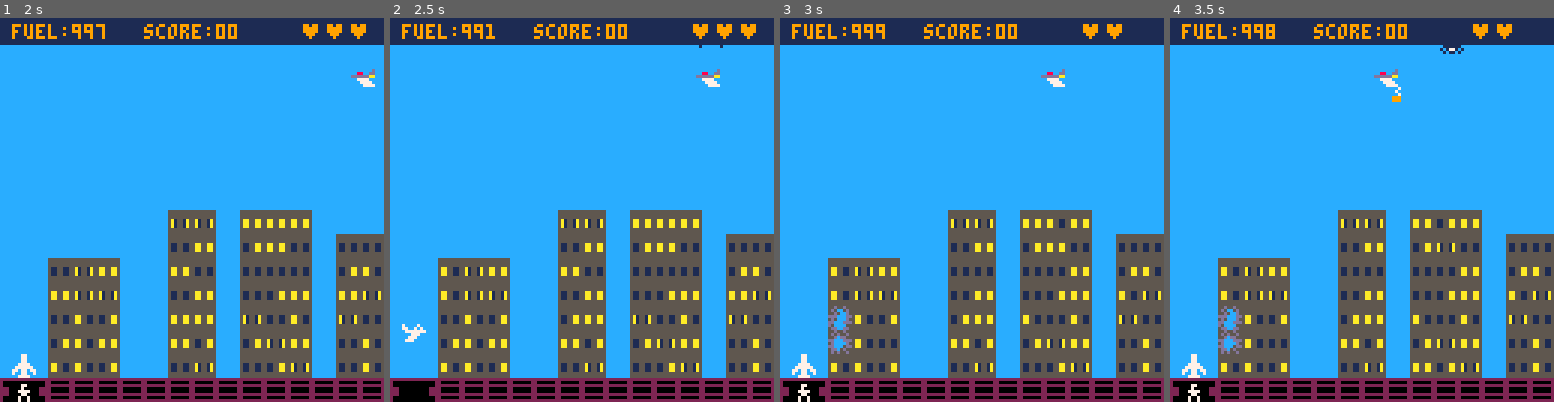
Above: before the commit, frames 1-4 (left to right).
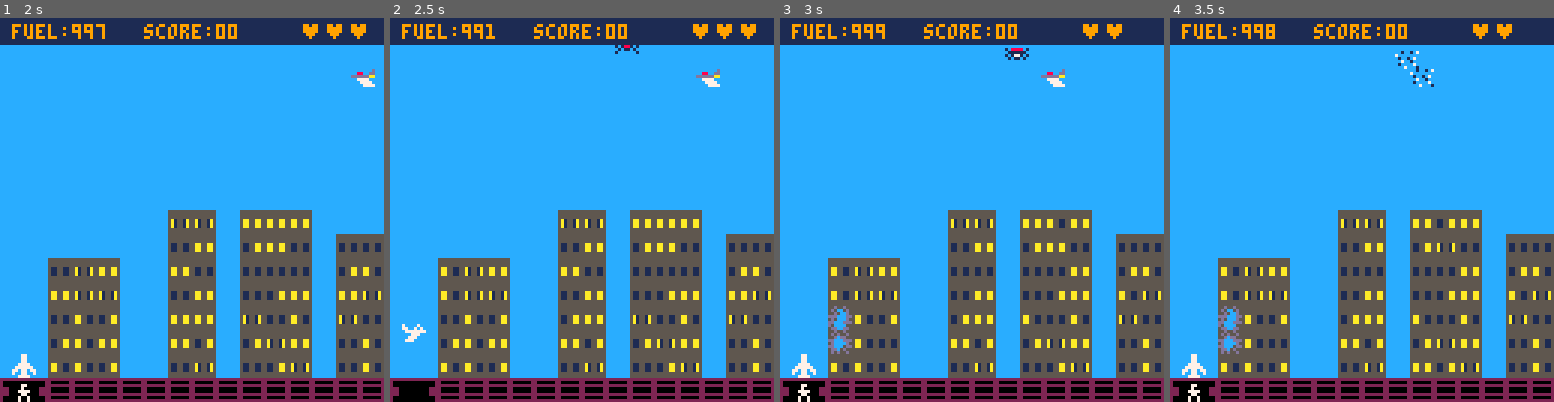
Above: after the commit, the same moments.

Repository: natebeaty/savepicoville
Game: PICO-8 cartridge savechicago.p8
Two runs of this game, one before a commit and one after it. Both use one fixed random seed, a clock stepped at 60 frames per second and the inputs below.
Inputs:
- Up to frame 1 (2 s): tap X (X key) at 0.33, 1.07, 1.85 s; tap O (Z key) at 0.7, 1.7 s; hold Right from 1.6 s (still down)
- Up to frame 2 (2.5 s): release Right at 2.1 s; tap O (Z key) at 2.1 s; hold Up 2.15-2.42 s; hold Right from 2.47 s (still down)
- Up to frame 3 (3 s): keep holding Right; tap O (Z key) at 2.5, 2.9 s; tap X (X key) at 2.97 s
- Up to frame 4 (3.5 s): release Right at 3.03 s; hold Left from 3.08 s (still down); tap O (Z key) at 3.3 s

Frame 1 is identical in both runs. In frame 2, less than 0.1% of the frame differs, in the area x 58-87%, y 7-10%; in frame 3, 0.1%; in frame 4, 0.5%, in the area x 53-77%, y 7-22%.

Commit message:
tweak enemy movement

Diff:
--- a/enemies.lua
+++ b/enemies.lua
@@ -2,7 +2,7 @@
 
 -- spawn enemies in update function
 function check_enemy_spawn(max)
-  if (#enemies<max and rnd(100) > 95) add(enemies, new_enemy(rnd(128), -10))
+  if (#enemies<max and rnd()>0.95) add(enemies,new_enemy(rnd(128),0))
 end
 
 -- new explosion
@@ -11,17 +11,17 @@
   obj.update=function(this)
     this.t-=1
     if t%3==0 then this.sprite=32 else this.sprite=33 end
-    if (this.t==0) del(explosions, this)
+    if (this.t==0) del(explosions,this)
   end
   obj.draw=function(this)
     spr(this.sprite,this.x,this.y)
   end
-  add(explosions, obj)
+  add(explosions,obj)
 end
 
 -- construct new enemy
 function new_enemy(x,y)
-  local obj={x=x, y=y, dx=0, dy=0.5, sprite=16, t=0, drg=0.9}
+  local obj={x=x,y=y,dx=0,dy=0.5,sprite=16,t=0,drg=0.9}
   obj.box={x1=0,y1=2,x2=8,y2=8}
 
   obj.update=function(this)
@@ -32,7 +32,7 @@
     end
 
     -- hitting supply?
-    foreach(supply, function(obj)
+    foreach(supply,function(obj)
       if coll(this,obj) then
         obj.die(obj)
         this.die(this)
@@ -42,8 +42,8 @@
     if t%4==0 then this.sprite=16 else this.sprite=17 end
 
     --herky jerk
-    if (rnd() > 0.97) this.dx = (rnd(4) - 2.5)/3.5
-    if (rnd() > 0.98) this.dy = (rnd(2) - 1)/3.5
+    if (rnd()>0.985) this.dx = (rnd(4)-2.5)/3.5
+    if (rnd()>0.985) this.dy = (rnd(2)-1)/3.5
 
     --move it
     this.x += this.dx
@@ -59,11 +59,11 @@
     end
 
     -- offscreen?
-    if (this.x < -10 or this.x > 138) del(enemies, this)
+    if (this.x < -10 or this.x > 138) del(enemies,this)
   end
 
   obj.draw = function(this)
-    spr(this.sprite, this.x, this.y)
+    spr(this.sprite,this.x,this.y)
   end
 
   --bye bye
